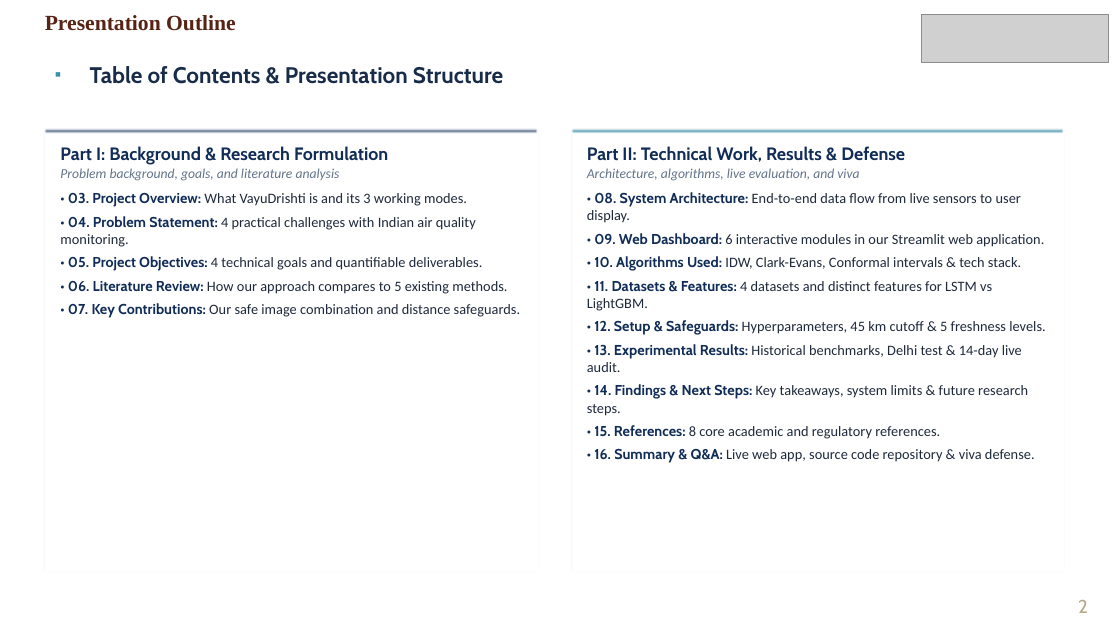
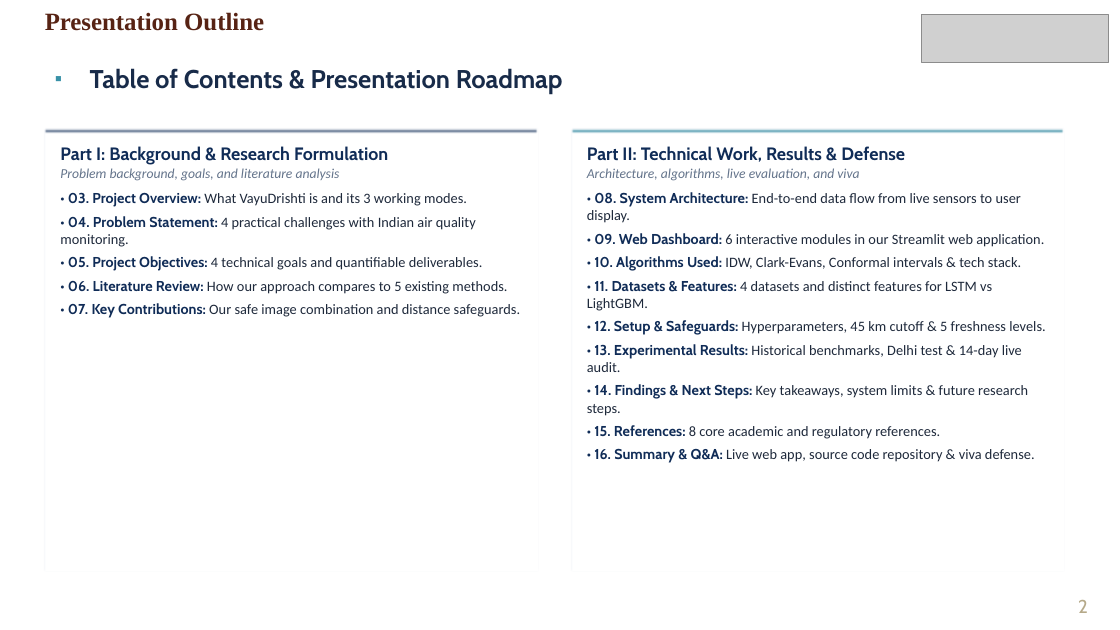
Before and after one commit to Rushyasree/Multimodal_airquality_prediction, a slide deck: slide 2 of docs/VayuDrishti_Final_Review_Simple_Language.pptx. Drawn at 1120x630 pixels with LibreOffice and Linux fonts; fonts in the diff are those of the drawing; grey boxes stand for pictures; background and template pictures are left out. Boxes give left, top, right and bottom in pixels: in the first picture for what was removed or moved away, otherwise in the second. Text is boxed around its words. In the diff, an @@ line names an element or a change of style, - is before the commit and + after.

```diff
--- a/docs/VayuDrishti_Final_Review_Simple_Language.pptx
+++ b/docs/VayuDrishti_Final_Review_Simple_Language.pptx
@@ text "Presentation Outline" at bbox=[45, 12, 264, 31]: size 14 to 16 pt @@
@@ text at bbox=[90, 68, 563, 94]: text changed; size 14.5 to 16.5 pt @@
-▪ Table of Contents & Presentation Structure
+▪ Table of Contents & Presentation Roadmap
```
Also in this commit, not shown: 14 other slides changed, 12 other files.
